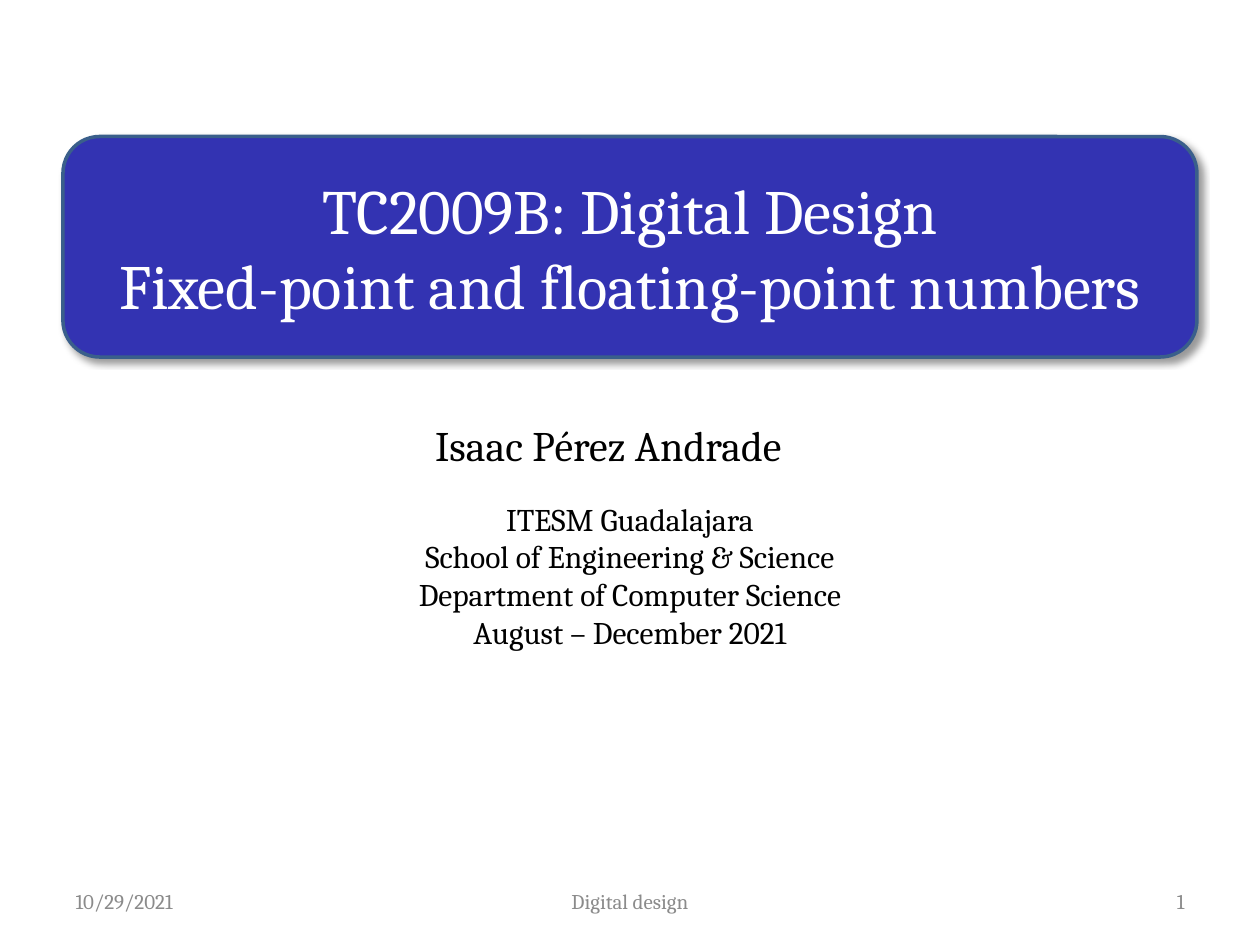
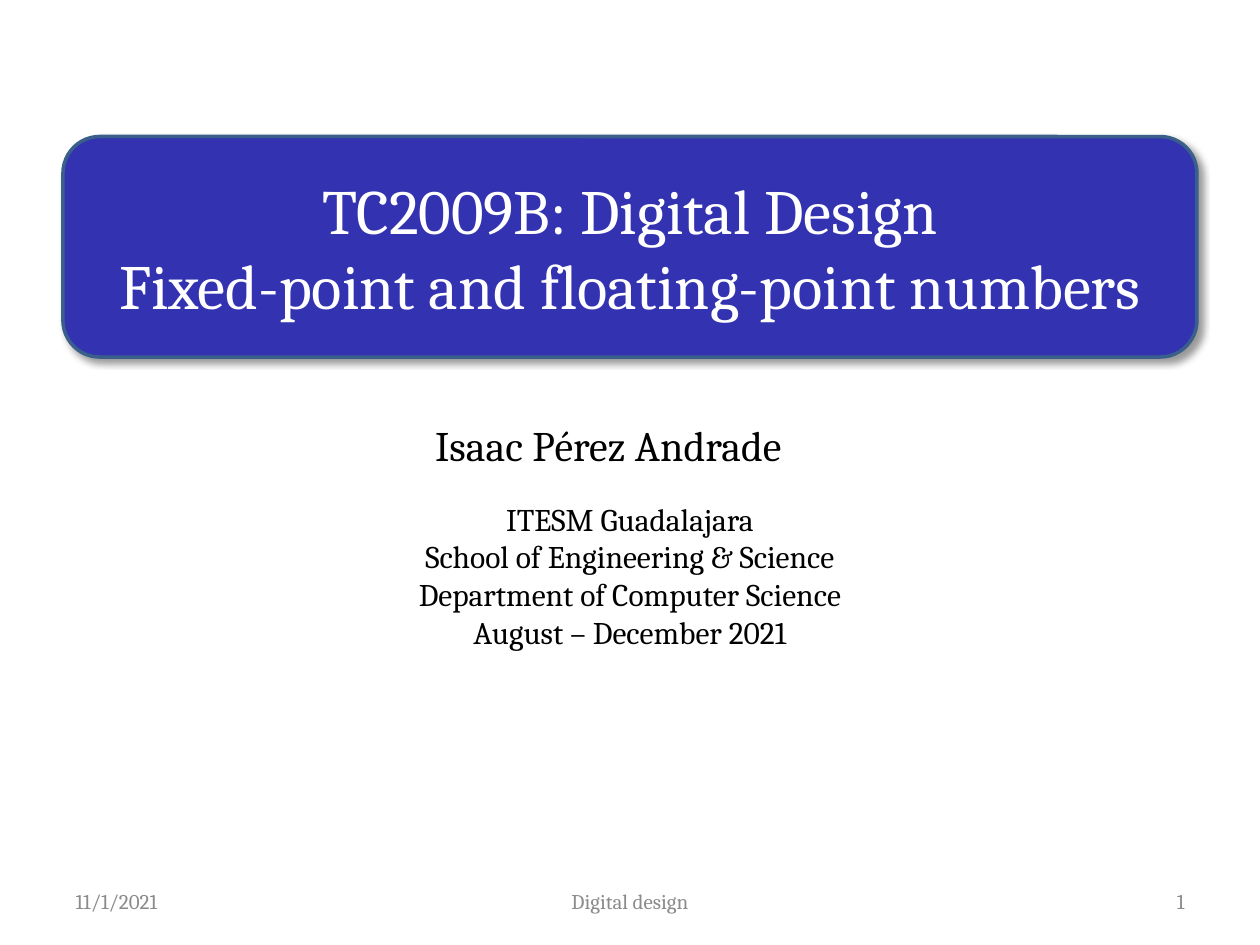
Before and after one commit to iperezan-itesm/05-TC2009B-Aug2021, a slide deck: slide 1 of lectures/weekly_slides/M1.1_FixedPoint_FloatingPoint/M1.1_FixedPoint_FloatinPoint.pptx. Drawn at 1260x945 pixels with LibreOffice and Linux fonts; fonts in the diff are those of the drawing; background and template pictures are left out. Boxes give left, top, right and bottom in pixels: in the first picture for what was removed or moved away, otherwise in the second. Text is boxed around its words. In the diff, an @@ line names an element or a change of style, - is before the commit and + after.

```diff
--- a/lectures/weekly_slides/M1.1_FixedPoint_FloatingPoint/M1.1_FixedPoint_FloatinPoint.pptx
+++ b/lectures/weekly_slides/M1.1_FixedPoint_FloatingPoint/M1.1_FixedPoint_FloatinPoint.pptx
@@ text at box(76, 894, 158, 912): text changed @@
-10/29/2021
+11/1/2021
```
Also in this commit, not shown: 2 other slides changed, 1 slide added, 1 slide removed, 2 other files.
